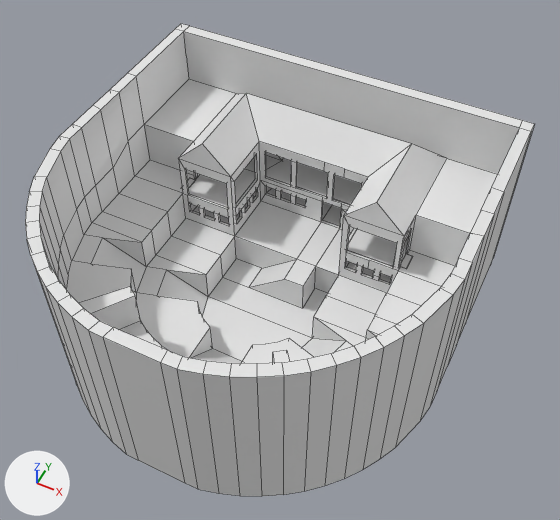
The Blender file GodotProject2/models/theater.blend: old version first, new version second.
Both versions are drawn from a camera (50 mm lens) standing at (3.95, -7.1, 10.54) and looking at (0.31, 0.17, 1.44). Every picture has the same lights, and +X, +Y and +Z are marked at lower left. Mesh edges are drawn as thin lines.

Names of what the first picture shows: 'Temple'.
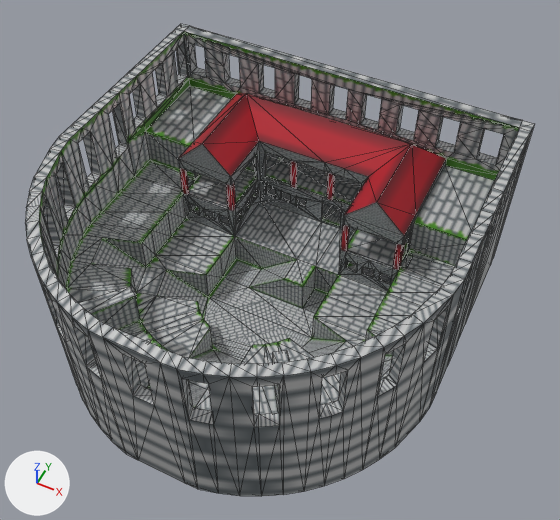
Boxes (x1, y1, x2, y2) around the edits, measured in the pictures (560 x 520 px):
part 1 of me_cylinder, built on: (128, 79, 498, 271) in both
part 3 of me_cylinder, shading changed: (70, 76, 144, 223) in both
part 4 of me_cylinder, recoloured (white to grey): (25, 24, 534, 496) in both
part 5 of me_cube, added: after (83, 132, 101, 188)
part 6 of me_cube, added: after (122, 354, 154, 405)
part 7 of me_cube, added: after (454, 266, 473, 323)
part 8 of me_cube, added: after (472, 228, 490, 282)
part 9 of me_cube, added: after (112, 103, 128, 159)
part 10 of me_cube, added: after (486, 201, 502, 247)
part 11 of me_cube, added: after (133, 84, 146, 129)
part 12 of me_cube, added: after (500, 172, 515, 215)
part 13 of me_cube, added: after (155, 62, 167, 107)
part 14 of me_cube, added: after (512, 145, 527, 188)
part 15 of me_cube, added: after (176, 42, 187, 86)
part 16 of me_cube, added: after (476, 129, 497, 165)
part 17 of me_cube, added: after (435, 116, 455, 153)
part 18 of me_cube, added: after (395, 104, 415, 141)
part 19 of me_cube, added: after (360, 94, 379, 130)
part 20 of me_cube, added: after (328, 84, 346, 120)
part 21 of me_cube, added: after (294, 74, 311, 109)
part 22 of me_cube, added: after (258, 63, 275, 98)
part 23 of me_cube, added: after (223, 53, 240, 88)
part 24 of me_cube, added: after (188, 43, 207, 78)

The edits, one by one:
Picture 'asb' (img_asb) is new.
Material 'Material.001' (mat_material_001) is new.
Its texture is img_asb.
Its metallic is 0.24.
me_cylinder is used by ob_temple; location (0.0, 0.0, 0.0); rotation (0.0, 0.0, -1.571), in degrees (0, 0, -90).
me_cylinder had 406 vertices, 350 faces and spanned x -3.2..3.13, y -3.18..3.18, z -0.1..3.01.
me_cylinder now has 414 vertices, 356 faces and spans x -3.2..3.13, y -3.18..3.18, z -0.1..3.01.
Part 1, on me_cylinder:
8 faces are deleted.
8 vertices are added at x -3.0..-1.5, y -3.0..3.0, z 1.85.
14 new faces join them.
me_cylinder part 2: 342 kept faces spanning x -3.2..3.13, y -3.18..3.18, z -0.1..3.01 get new texture (UV) coordinates.
me_cylinder part 3: 14 kept faces spanning x -1.5..0.3, y -3.0..3.0, z 1.2..3.01 are now shaded flat.
me_cylinder part 4: 342 faces spanning x -3.2..3.13, y -3.18..3.18, z -0.1..3.01 switch from no material to mat_material_001 (picture img_asb).
me_cube is used by ob_windowcutouts; location (0.0, 2.0, 0.9); scale (0.1, 0.1, 0.1).
me_cube had 216 vertices, 162 faces and spanned x -21.0..21.0, y -11.0..1.0, z -1.0..9.0.
me_cube now has 456 vertices, 342 faces and spans x -45.4..45.4, y -65.4..19.1, z -1.0..19.2.
me_cube part 5: a new loose piece, a box spanning x -45.4..-16.4, y -21.6..-18.4, z 9.8..19.2.
me_cube part 6: a new loose piece, a box spanning x -1.6..1.6, y -65.4..-36.4, z 9.8..19.2.
me_cube part 7: a new loose piece, a box spanning x 16.4..45.4, y -21.6..-18.4, z 9.8..19.2.
me_cube part 8: a new loose piece, a box spanning x 25.2..45.4, y -13.6..-10.4, z 9.8..19.2.
me_cube part 9: a new loose piece, a box spanning x -45.4..-25.2, y -13.6..-10.4, z 9.8..19.2.
me_cube part 10: a new loose piece, a box spanning x 25.2..45.4, y -7.6..-4.4, z 11.8..19.2.
me_cube part 11: a new loose piece, a box spanning x -45.4..-25.2, y -7.6..-4.4, z 11.8..19.2.
me_cube part 12: a new loose piece, a box spanning x 25.2..45.4, y -0.6..2.6, z 11.8..19.2.
me_cube part 13: a new loose piece, a box spanning x -45.4..-25.2, y -0.6..2.6, z 11.8..19.2.
me_cube part 14: a new loose piece, a box spanning x 25.2..45.4, y 6.4..9.6, z 11.8..19.2.
me_cube part 15: a new loose piece, a box spanning x -45.4..-25.2, y 6.4..9.6, z 11.8..19.2.
me_cube part 16: a new loose piece, a box spanning x 24.7..28.0, y 8.9..19.1, z 12.6..19.0.
me_cube part 17: a new loose piece, a box spanning x 17.7..21.0, y 8.9..19.1, z 12.6..19.0.
me_cube part 18: a new loose piece, a box spanning x 10.7..14.0, y 8.9..19.1, z 12.6..19.0.
me_cube part 19: a new loose piece, a box spanning x 4.3..7.5, y 8.9..19.1, z 12.6..19.0.
me_cube part 20: a new loose piece, a box spanning x -1.6..1.6, y 8.9..19.1, z 12.6..19.0.
me_cube part 21: a new loose piece, a box spanning x -8.3..-5.0, y 8.9..19.1, z 12.6..19.0.
me_cube part 22: a new loose piece, a box spanning x -15.3..-12.0, y 8.9..19.1, z 12.6..19.0.
me_cube part 23: a new loose piece, a box spanning x -22.3..-19.0, y 8.9..19.1, z 12.6..19.0.
me_cube part 24: a new loose piece, a box spanning x -29.3..-26.0, y 8.9..19.1, z 12.6..19.0.
me_cube part 25: 80 vertices added at x -44.3..44.3, y -64.3..-22.7, z 9.8..19.2.
